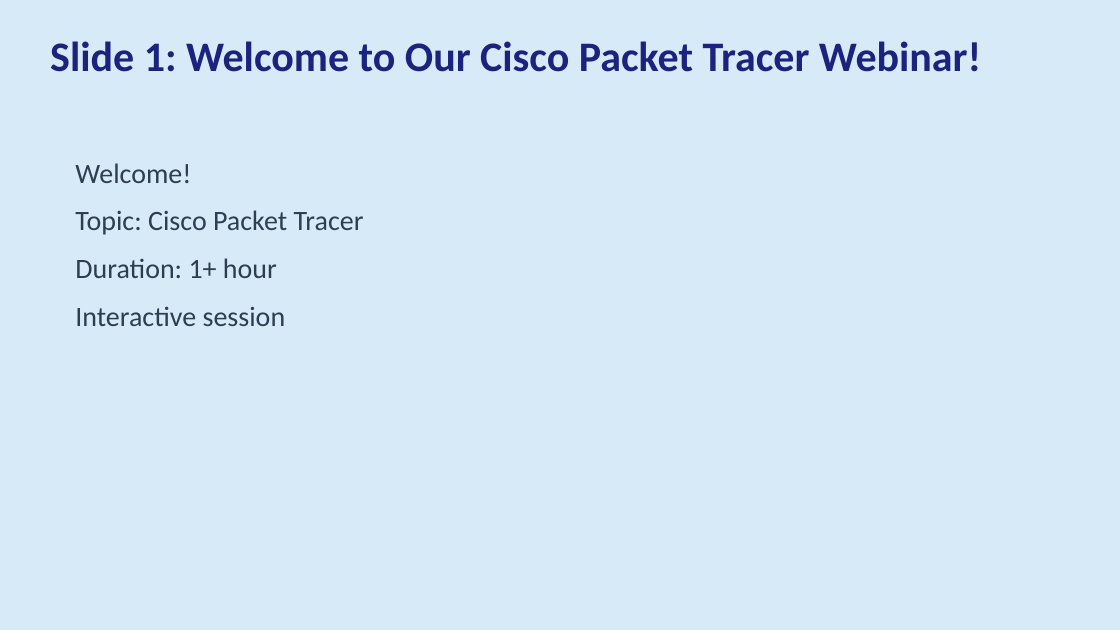
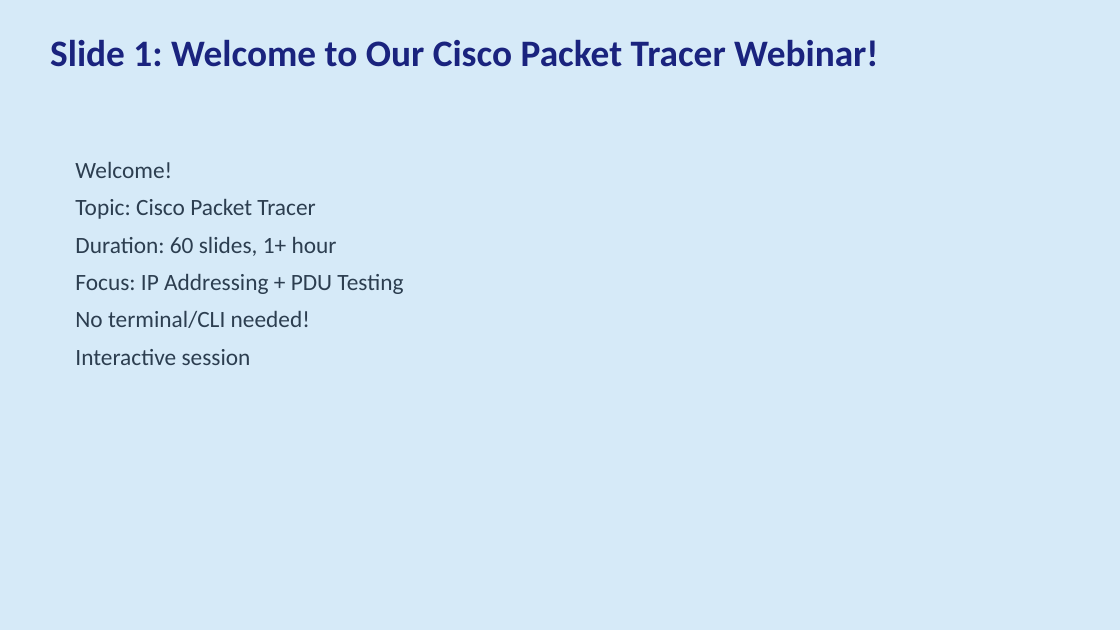
Before and after one commit to lavagunzspray520/Cisco-Packet-Tracer-Project-VIdeo2, a slide deck: slide 1 of webinar/Cisco_Packet_Tracer_Presentation.pptx. Drawn at 1120x630 pixels with LibreOffice and Linux fonts; fonts in the diff are those of the drawing. Boxes give left, top, right and bottom in pixels: in the first picture for what was removed or moved away, otherwise in the second. Text is boxed around its words. In the diff, an @@ line names an element or a change of style, - is before the commit and + after.

Commit message:
feat: expand to 60 slides with detailed IP placement and Add Simple PDU testing
Key changes:
- Expanded from 40 to 60 slides
- All IP configuration uses GUI only (Desktop/Config tabs)
- NO terminal, NO CLI, NO Command Prompt for any operation
- All connectivity testing uses Add Simple PDU (mailbox/envelope icon)
- 6 Philippine scenarios with full step-by-step IP placement:
  1. Manila School Lab (4 PCs + Router + Switch)
  2. Barangay Health Center (3 PCs + Printer)
  3. Sari-Sari Store POS (Wired + Wireless)
  4. Cebu University (TWO networks + inter-network routing)
  5. Davao Government Office (Public + Private zones)
  6. Pisonet Internet Cafe (6 PCs + Server)
- Each scenario includes: overview, IP plan table, device placement,
  router/PC/server configuration steps, PDU testing, troubleshooting
- Common mistakes section with troubleshooting checklist

```diff
--- a/webinar/Cisco_Packet_Tracer_Presentation.pptx
+++ b/webinar/Cisco_Packet_Tracer_Presentation.pptx
@@ text "Slide 1: Welcome to Our ..." at (50, 39, 878, 67): size 36 to 32 pt @@
@@ text at (75, 162, 315, 365): size 24 to 20 pt in "Welcome!", "Topic: Cisco Packet Tracer", "Interactive session"; less space between paragraphs @@
@@ text at (75, 237, 403, 328): text changed; size 24 to 20 pt @@
-Duration: 1+ hour
+Duration: 60 slides, 1+ hour
+Focus: IP Addressing + PDU Testing
+No terminal/CLI needed!
```
Also in this commit, not shown: 9 other slides changed, 50 slides added, 30 slides removed, 2 other files.
